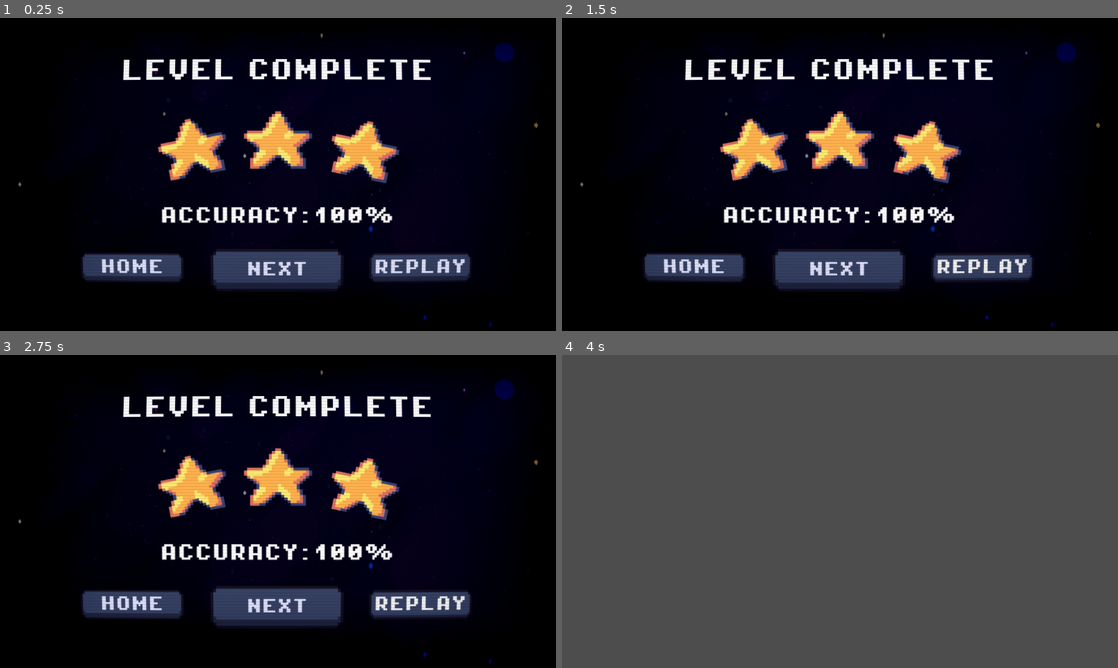
Above: before the commit, frames 1-4 (two rows, left to right).
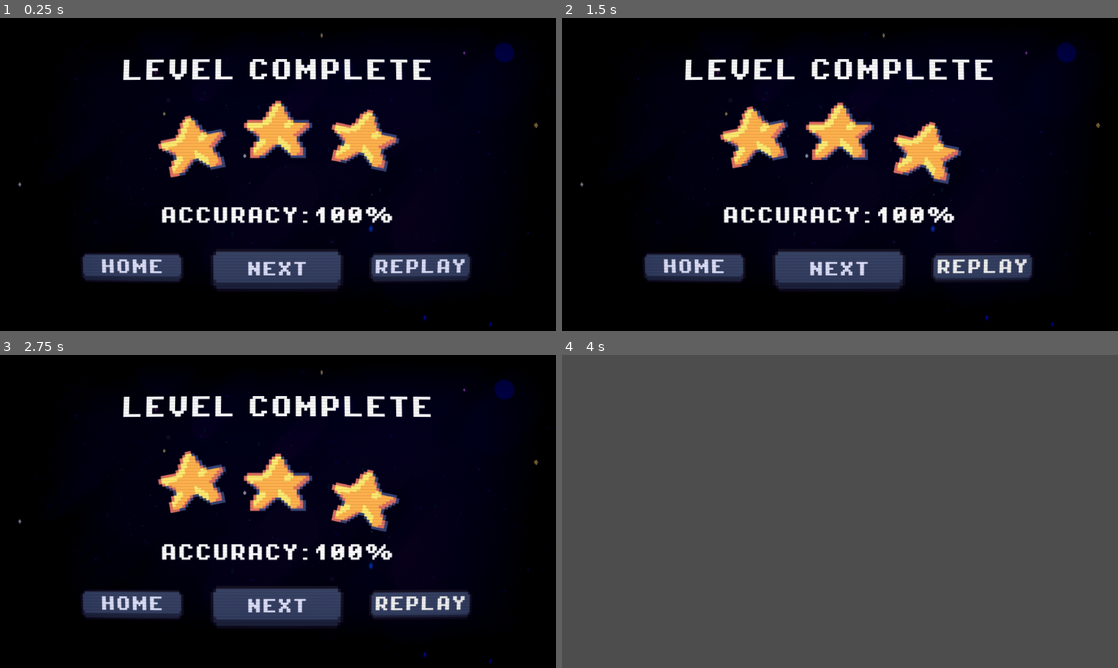
Above: after the commit, the same moments.

Repository: Washington99/musicplatformer
Game: Godot game, scene res://Scenes/level_complete.tscn
The game is run twice, just before and just after one commit, with the same random seed, the same clock (stepped at 60 frames per second) and the same inputs. This scene is started directly instead of the project's main scene. Sound files missing from this copy of the repository are replaced by a short silence.
Inputs:
- Up to frame 1 (0.25 s): no input
- Up to frame 2 (1.5 s): click "REPLAY" at 0.5 s; click "REPLAY" at 1.25 s
- Up to frame 3 (2.75 s): click "REPLAY" at 2 s
- Up to frame 4 (4 s): click "NEXT" at 2.75 s; tap Enter at 3.5 s; hold D (Right) from 3.53 s (still down); tap Space (interact) at 3.6 s; tap W (Jump) at 3.77 s

The runs differ from the first frame. In frame 1, 3.9% of the frame differs, in the area x 28-72%, y 26-53%; in frame 2, 3.3%; in frame 3, 3.7%; in frame 4, nothing differs.
Error in both runs: Attempt to call function 'instantiate' in base 'null instance' on a null instance. (res://Scripts/Global.gd:46)

Commit message:
Star bounce at level completion

Diff:
--- /dev/null
+++ b/Scenes/Star.gd
@@ -0,0 +1,21 @@
+extends Panel
+
+@export var move_distance: float
+@export var move_speed: float = 1.0 # Units per second
+@export var start_position: Vector2 = Vector2(0, 0)
+@export var move_direction: Vector2 = Vector2(0, -1) # Up by default
+@export var pixel_step: float = 1.6 # Size of each movement step
+@export var time_offset: float
+
+var time_elapsed: float = 0.0
+var initial_position: Vector2
+
+func _ready():
+	initial_position = position
+	start_position = position
+
+func _process(delta):
+	time_elapsed += delta
+	var offset = move_distance * sin(time_elapsed * move_speed + time_offset) / 2.0
+	var stepped_offset = round(offset / pixel_step) * pixel_step
+	position = start_position + move_direction * stepped_offset
--- a/Scenes/level_complete.tscn
+++ b/Scenes/level_complete.tscn
@@ -6,6 +6,7 @@
 [ext_resource type="Texture2D" uid="uid://duh7s68g8dijn" path="res://Assets/Background-2.png" id="2_wog3o"]
 [ext_resource type="Texture2D" uid="uid://daqt08bl87b64" path="res://Assets/title bg.png" id="3_xtmxt"]
 [ext_resource type="Theme" uid="uid://bjluhfhwp4k8j" path="res://Assets/Button Theme.tres" id="6_3qsa3"]
+[ext_resource type="Script" path="res://Scenes/Star.gd" id="6_qy4nh"]
 [ext_resource type="Shader" path="res://Assets/Shader/crt.gdshader" id="7_tmtwv"]
 
 [sub_resource type="Gradient" id="Gradient_p8rq4"]
@@ -132,6 +133,8 @@
 rotation = -0.191986
 scale = Vector2(1.2, 1.2)
 theme_override_styles/panel = SubResource("StyleBoxTexture_0thcv")
+script = ExtResource("6_qy4nh")
+move_distance = 50.0
 
 [node name="star2" type="Panel" parent="."]
 layout_mode = 0
@@ -141,6 +144,9 @@
 offset_bottom = 319.025
 scale = Vector2(1.2, 1.2)
 theme_override_styles/panel = SubResource("StyleBoxTexture_0thcv")
+script = ExtResource("6_qy4nh")
+move_distance = 50.0
+time_offset = 0.84
 
 [node name="star3" type="Panel" parent="."]
 layout_mode = 0
@@ -151,6 +157,9 @@
 rotation = 0.20944
 scale = Vector2(1.2, 1.2)
 theme_override_styles/panel = SubResource("StyleBoxTexture_0thcv")
+script = ExtResource("6_qy4nh")
+move_distance = 50.0
+time_offset = 1.68
 
 [node name="next-button" type="Button" parent="."]
 layout_mode = 1
--- a/savefile.json
+++ b/savefile.json
@@ -1 +1 @@
-{"level_completed":true,"levels":[],"next_level":"res://Scenes/level_2.tscn","player_accuracy":85.7142857142857,"player_level":0,"previous_level":"res://Scenes/level_1.tscn","unlocked_levels":2}
+{"level_completed":false,"levels":[1,2,3,4,5,6,1,2,3,4,5,6],"next_level":"res://Scenes/level_2.tscn","player_accuracy":85.7142857142857,"player_level":0,"previous_level":"res://Scenes/level_1.tscn","unlocked_levels":3}
Not shown: 1 places in Scenes/level_complete.tscn that only renumber resources
